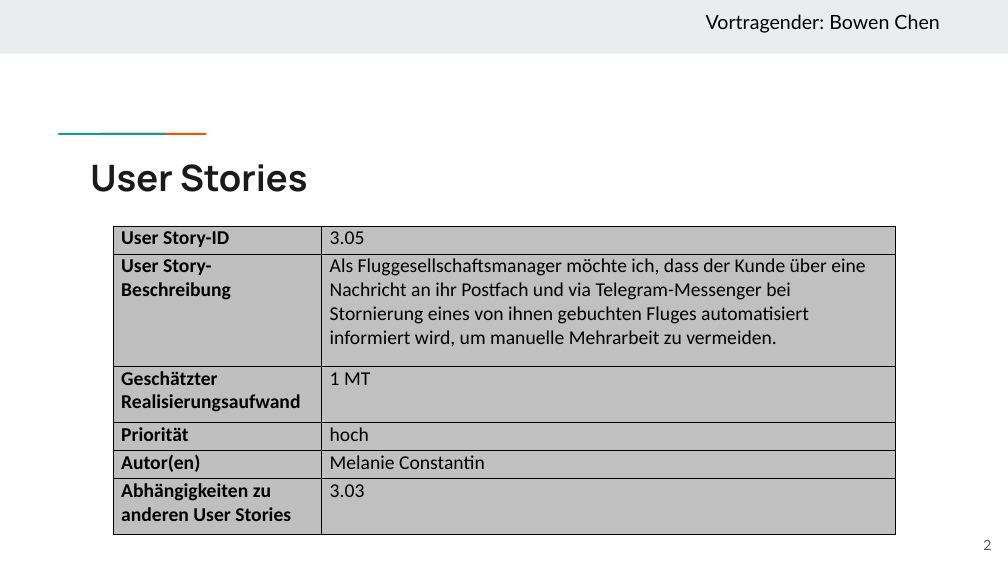
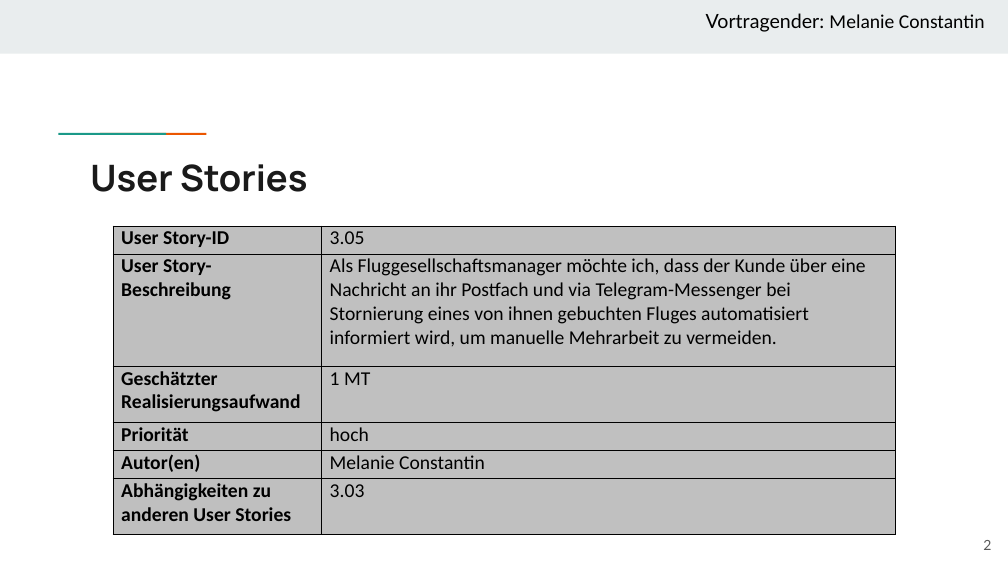
Before and after one commit to BowenChen0319/SEPlane, a slide deck: slide 2 of Dokumentation/SE_Plane_IT3_V1.1.pptx. Drawn at 1008x567 pixels with LibreOffice and Linux fonts; fonts in the diff are those of the drawing. Boxes give left, top, right and bottom in pixels: in the first picture for what was removed or moved away, otherwise in the second. Text is boxed around its words. In the diff, an @@ line names an element or a change of style, - is before the commit and + after.

```diff
--- a/Dokumentation/SE_Plane_IT3_V1.1.pptx
+++ b/Dokumentation/SE_Plane_IT3_V1.1.pptx
@@ text at (x1=706, y1=13, x2=985, y2=32): text changed; font Lato to Calibri @@
-Vortragender: Bowen Chen
+Vortragender: Melanie Constantin
```
Also in this commit, not shown: 2 other slides changed, 4 other files.
